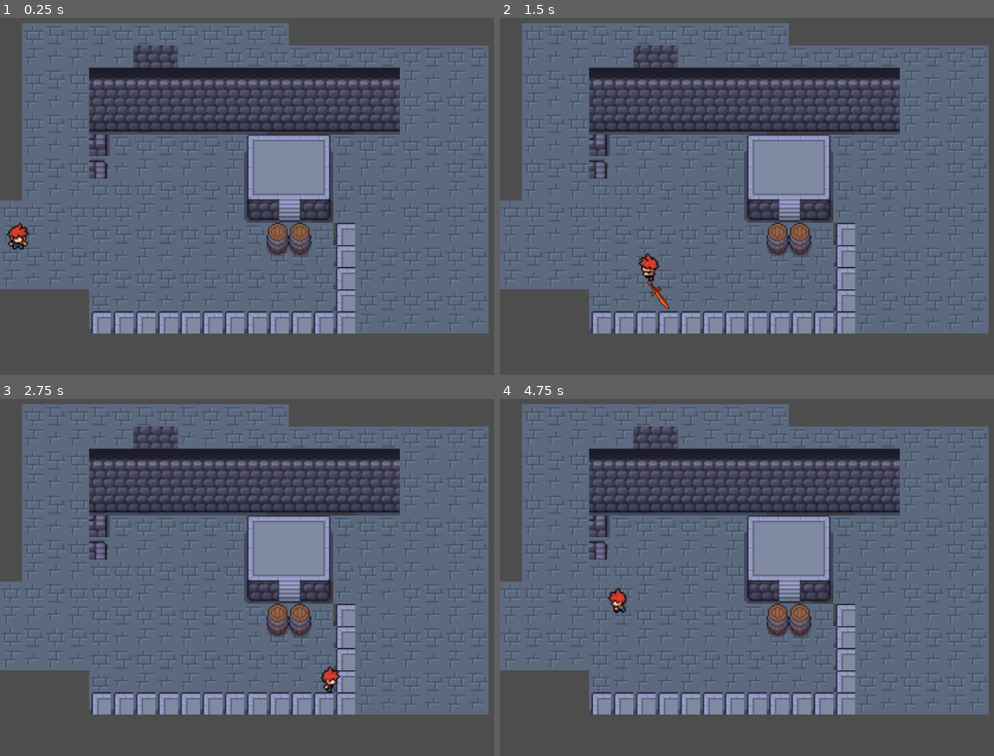
Above: before the commit, frames 1-4 (two rows, left to right).
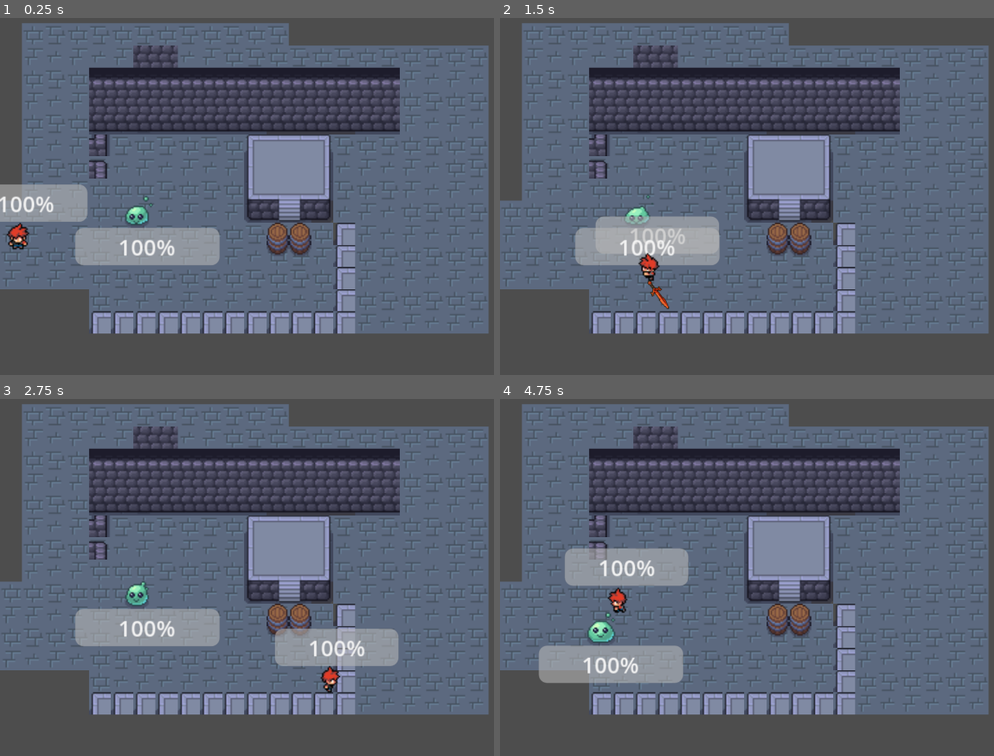
Above: after the commit, the same moments.

Repository: admiralbolt/number-go-up
Game: Godot game, scene res://test/Playground.tscn
The game is run twice, just before and just after one commit, with the same random seed, the same clock (stepped at 60 frames per second) and the same inputs. This scene is started directly instead of the project's main scene.
Inputs:
- Up to frame 1 (0.25 s): no input
- Up to frame 2 (1.5 s): hold D (right) 0.53-1.28 s; tap J (attack) at 0.6, 1.35 s; hold S (down) from 1.28 s (still down)
- Up to frame 3 (2.75 s): release S (down) at 2.03 s; hold D (right) from 2.03 s (still down); tap Space (roll) at 2.1 s; tap J (attack) at 2.3 s
- Up to frame 4 (4.75 s): release D (right) at 2.78 s; hold W (up) 2.78-3.53 s; tap J (attack) at 2.85, 3.6, 4.55 s; hold A (left) from 3.53 s (still down); tap Space (roll) at 4.35 s

The runs differ from the first frame. In frame 1, 5.1% of the frame differs, in the area x 0-45%, y 46-70%; in frame 2, 3.9%; in frame 3, 5.8%; in frame 4, 5.9%, in the area x 7-39%, y 41-80%.

Commit message:
Holy bug. Turns out my giant resource chain setup doesn't actually work at all. Looks like this is a godot bug which is super annoying. Guessing I'm going to need to refactor these things to export simpler data structures, and have less levels of abstraction.

Diff:
--- a/core/entity.gd
+++ b/core/entity.gd
@@ -7,13 +7,63 @@
 var modifier_manager: ModifierManager = ModifierManager.new()
 var effect_manager: EffectManager = EffectManager.new()
 
+# Current values for bar resources + signals for them.
+signal current_health_changed(new_current_health: float)
+signal current_mana_changed(new_mana: float)
+signal current_stamina_changed(new_stamina: float)
+
+var current_health: float = 100.0: set = _set_current_health
+var current_mana: float = 100.0
+var current_stamina: float = 100.0
+
 func _init() -> void:
+  print("ENTITY INIT")
   self.attributes.initialize(self)
   self.derived_statistics.initialize(self)
   self.skills.initialize(self)
   self.effect_manager.initialize(self)
 
   self.modifier_manager.recomputes.connect(self._recompute_properties)
+
+  # We need to hook into changes to the max hp/mp/sp.
+  self.derived_statistics.max_health.connect("changed", self._on_max_health_changed)
+  self.derived_statistics.max_mana.connect("changed", self._on_max_mana_changed)
+  self.derived_statistics.max_stamina.connect("changed", self._on_max_stamina_changed)
+
+  # Finally set the values based on the maxes.
+  self.current_health = self.derived_statistics.max_health.total_value
+
+func take_damage(hit_box: HitBox) -> void:
+  # Eventually we'll do some math here based on stats n' stuff.
+  var damage: float = 10
+  if hit_box.owner is Entity:
+    damage += hit_box.owner.attributes.strength.total_value * 0.6
+  print("Entity: %s, is taking: %f damage" % [self.name, damage])
+  self.current_health -= damage
+  print("Entity has %f current_health and %f max_health" % [self.current_health, self.derived_statistics.max_health.total_value])
+
+func _set_current_health(p_health: float) -> void:
+  if p_health == current_health:
+    return
+
+  current_health = p_health
+  current_health_changed.emit(p_health)
+
+# The logic for these three functions is the same.
+func _on_max_health_changed() -> void:
+  if self.current_health >= self.derived_statistics.max_health.total_value:
+    self.current_health = self.derived_statistics.max_health.total_value
+    return
+
+func _on_max_mana_changed() -> void:
+  if self.current_mana >= self.derived_statistics.max_mana.total_value:
+    self.current_mana = self.derived_statistics.max_mana.total_value
+    return
+
+func _on_max_stamina_changed() -> void:
+  if self.current_stamina >= self.derived_statistics.max_stamina.total_value:
+    self.current_stamina = self.derived_statistics.max_stamina.total_value
+    return
 
 func _process(delta: float) -> void:
   self.effect_manager.process(delta)
@@ -41,7 +91,6 @@
           if skill != null:
             skill.compute_total()
 
-
 func debug_print() -> void:
   self.attributes.debug_print()
   self.derived_statistics.debug_print()
--- a/core/equipment.gd
+++ b/core/equipment.gd
@@ -16,14 +16,14 @@
 @export var name: String = ""
 @export var description: String = ""
 @export var slot: EquipmentSlot = EquipmentSlot.Head
-@export var modifier: Modifiers.Modifier = null
+# @export var modifier: Modifiers.Modifier = null
 @export var attribute_requirements: Dictionary[String, float] = {}
 
 
-func can_equip(attributes: Attributes) -> bool:
-  for attribute_name in attribute_requirements.keys():
-    if not attributes.attributes.has(attribute_name):
-      return false
-    if attributes.attributes[attribute_name].get_total_value(Modifiers.new()) < attribute_requirements[attribute_name]:
-      return false
-  return true
+# func can_equip(attributes: Attributes) -> bool:
+#   for attribute_name in attribute_requirements.keys():
+#     if not attributes.attributes.has(attribute_name):
+#       return false
+#     if attributes.attributes[attribute_name].get_total_value(Modifiers.new()) < attribute_requirements[attribute_name]:
+#       return false
+#   return true
--- a/core/stats/derived_statistic.gd
+++ b/core/stats/derived_statistic.gd
@@ -1,8 +1,9 @@
 class_name DerivedStatistic extends Resource
 
-@export var name: String = ""
 @export var base_value: float = 0.0
-@export var weights: Dictionary[String, float] = {}
+
+var name: String = ""
+var weights: Dictionary[String, float] = {}
 var attr_references: Dictionary[String, Attribute] = {}
 var entity: Entity
 var total_value: float = base_value
@@ -25,11 +26,21 @@
     var attribute = self.attr_references[attr_name]
     var weight = self.weights[attr_name]
     val += attribute.total_value * weight
+
+  var new_total: float = self.entity.modifier_manager.compute_total(self.name, val)
+  if new_total == self.total_value:
+    return
+
   self.total_value = val
+  self.emit_changed()
 
-static func make(p_name: String, p_base_value: float, p_weights: Dictionary[String, float]) -> DerivedStatistic:
+func _to_string() -> String:
+  return "%s: %.2f (base: %.2f)" % [self.name, self.total_value, self.base_value]
+
+static func make(p_name: String, p_base_value: float, p_weights: Dictionary[String, float], p_entity: Entity) -> DerivedStatistic:
   var ds = DerivedStatistic.new()
   ds.name = p_name
   ds.base_value = p_base_value
   ds.weights = p_weights
+  ds.initialize(p_entity)
   return ds
--- a/core/stats/derived_statistics.gd
+++ b/core/stats/derived_statistics.gd
@@ -1,26 +1,55 @@
 class_name DerivedStatistics extends Resource
 
-@export var fortitude_save: DerivedStatistic = DerivedStatistic.make("Fortitude Save", 0.0, {
-  "strength": 0.02,
-  "constitution": 0.08,
-})
+const FORTITUDE_SAVE: String = "fortitude_save"
+const MOVEMENT_SPEED: String = "movement_speed"
+const MAX_HEALTH: String = "max_health"
+const MAX_MANA: String = "max_mana"
+const MAX_STAMINA: String = "max_stamina"
 
-@export var movement_speed: DerivedStatistic = DerivedStatistic.make("Movement Speed", 80.0, {
-  "agility": 0.1,
-  "dexterity": 0.02
-})
+@export var base_fortitude_save: float = 0.0
+@export var base_movement_speed: float = 80.0
+@export var base_max_health: float = 200.0
+@export var base_max_mana: float = 100.0
+@export var base_max_stamina: float = 100.0
 
-var ALL_DERIVED_STATISTICS: Array[DerivedStatistic] = [
-  fortitude_save,
-  movement_speed,
-]
+var fortitude_save: DerivedStatistic
+var movement_speed: DerivedStatistic
+var max_health: DerivedStatistic
+var max_mana: DerivedStatistic
+var max_stamina: DerivedStatistic
+
 
 func initialize(p_entity: Entity) -> void:
-  for stat in ALL_DERIVED_STATISTICS:
-    stat.initialize(p_entity)
+  self.fortitude_save = DerivedStatistic.make("Fortitude Save", base_fortitude_save, {
+    "strength": 0.02,
+    "constitution": 0.08,
+  }, p_entity)
+
+  self.movement_speed = DerivedStatistic.make("Movement Speed", base_movement_speed, {
+    "agility": 0.1,
+    "dexterity": 0.02
+  }, p_entity)
+
+  self.max_health = DerivedStatistic.make("Max Health", base_max_health, {
+    "constitution": 0.1,
+    "strength": 0.03,
+  }, p_entity)
+
+  self.max_mana = DerivedStatistic.make("Max Mana", base_max_mana, {
+    "intelligence": 0.1,
+    "spirit": 0.04,
+    "wisdom": 0.02,
+    "charisma": 0.01
+  }, p_entity)
+
+  self.max_stamina = DerivedStatistic.make("Max Stamina", base_max_stamina, {
+    "constitution": 0.05,
+    "strength": 0.04,
+    "agility": 0.03,
+    "spirit": 0.02,
+  }, p_entity)
 
 
 func debug_print() -> void:
   print("Derived Statistics:")
-  for stat in ALL_DERIVED_STATISTICS:
-    print("  %s: %.2f (base: %.2f)" % [stat.name, stat.total_value, stat.base_value])
+  print(self.max_health)
--- a/enemies/enemy.gd
+++ b/enemies/enemy.gd
@@ -1,7 +1,4 @@
-class_name Enemy extends CharacterBody2D
-
-@export var stats: CharacterStatistics
-
+class_name Enemy extends Entity
 
 var state_machine: StateMachine
 var animation_player: AnimationPlayer
--- a/enemies/slime/slime.gd
+++ b/enemies/slime/slime.gd
@@ -2,14 +2,18 @@
 
 @onready var slime_state_machine: StateMachine = $SlimeStateMachine
 @onready var slime_animator: SlimeAnimator = $SlimeAnimator
+
+func _init() -> void:
+  print("SLIME INIT")
+  super._init()
 
 func _ready() -> void:
   self.state_machine = slime_state_machine
   self.state_machine.enemy = self
   self.animation_player = slime_animator.animator
 
-  var modifiers = Modifiers.new()
-  self.stats.recompute_total_values(modifiers)
-  self.stats.current_hp = self.stats.total_max_health
+  self.state_machine.initialize()
 
-  self.state_machine.initialize()
+  print("derived")
+  print("-------")
+  print(self.derived_statistics)
--- a/enemies/slime/slime.tscn
+++ b/enemies/slime/slime.tscn
@@ -3,7 +3,6 @@
 [ext_resource type="Texture2D" uid="uid://bxw51kblwy745" path="res://assets/monsters/slime1/Slime1_Idle_with_shadow.png" id="1_6ftag"]
 [ext_resource type="Script" uid="uid://bekobmrxdyebl" path="res://enemies/slime/slime.gd" id="1_n1ijq"]
 [ext_resource type="Script" uid="uid://br7wdb154lhbc" path="res://enemies/slime/slime_state_machine.gd" id="2_qtm3c"]
-[ext_resource type="Script" uid="uid://drc3f1k158n5h" path="res://core/character_statistics.gd" id="2_u2l51"]
 [ext_resource type="Script" uid="uid://gai3csfp6tpk" path="res://enemies/slime/slime_animator.gd" id="3_5ctnu"]
 [ext_resource type="Script" uid="uid://dnfb742epc744" path="res://enemies/slime/slime_idle_state.gd" id="4_57eei"]
 [ext_resource type="PackedScene" uid="uid://c66loi4ua6wj7" path="res://ui/basic_health_bar.tscn" id="5_u2l51"]
@@ -15,14 +14,6 @@
 [ext_resource type="Texture2D" uid="uid://dt52r88yqv0o3" path="res://assets/monsters/slime1/slime1_attack_full.png" id="8_cba7r"]
 [ext_resource type="Script" uid="uid://ch4nlw2j7f1mb" path="res://enemies/slime/slime_run_state.gd" id="8_knvw0"]
 [ext_resource type="Script" uid="uid://cuxlvq2iigixc" path="res://enemies/slime/slime_attack_state.gd" id="9_yuirh"]
-
-[sub_resource type="Resource" id="Resource_2ui2u"]
-resource_local_to_scene = true
-script = ExtResource("2_u2l51")
-current_hp = 400.0
-base_constitution = 100.0
-base_max_health = 200.0
-metadata/_custom_type_script = "uid://drc3f1k158n5h"
 
 [sub_resource type="AnimationLibrary" id="AnimationLibrary_v3fw7"]
 
@@ -879,7 +870,6 @@
 collision_layer = 16
 collision_mask = 16
 script = ExtResource("1_n1ijq")
-stats = SubResource("Resource_2ui2u")
 
 [node name="SlimeAnimator" type="Node2D" parent="." unique_id=80096710]
 script = ExtResource("3_5ctnu")
--- /dev/null
+++ b/enemies/slime/slime1_statistics.tres
@@ -0,0 +1,9 @@
+[gd_resource type="Resource" script_class="DerivedStatistics" format=3 uid="uid://dvj7w60vai48e"]
+
+[ext_resource type="Script" uid="uid://bmfbvt3fb0ywl" path="res://core/stats/derived_statistics.gd" id="1_56if6"]
+
+[resource]
+resource_local_to_scene = true
+script = ExtResource("1_56if6")
+base_max_health = 233.0
+metadata/_custom_type_script = "uid://bmfbvt3fb0ywl"
--- a/enemies/slime/slime_idle_state.gd
+++ b/enemies/slime/slime_idle_state.gd
@@ -22,7 +22,7 @@
     return State.NULL_STATE
 
   # If the player is close-ish, start running.
-  if self.enemy.global_position.distance_to(PlayerManager.player.global_position) < 250:
-    return SlimeRunState.NAME
+  # if self.enemy.global_position.distance_to(PlayerManager.player.global_position) < 250:
+  #   return SlimeRunState.NAME
 
   return SlimeWalkState.NAME
--- a/enemies/slime/slime_run_state.gd
+++ b/enemies/slime/slime_run_state.gd
@@ -11,7 +11,7 @@
   self.timer = randf_range(6.0, 10.0)
   # Run directly towards the player!
   self.enemy.facing = (PlayerManager.player.global_position - self.enemy.global_position).normalized()
-  self.enemy.velocity = self.enemy.facing * self.enemy.stats.total_move_speed * randf_range(0.5, 0.8)
+  self.enemy.velocity = self.enemy.facing * self.enemy.derived_statistics.movement_speed.total_value * randf_range(0.5, 0.8)
 
   self.enemy.animation_player.play("EnemyAnimations/run_%s" % self.enemy.facing_name)
 
@@ -31,6 +31,6 @@
   # Otherwise, keep running, but tune our direction slightly towards the player.
   var desired_facing: Vector2 = (PlayerManager.player.global_position - self.enemy.global_position).normalized()
   self.enemy.facing = self.enemy.facing.slerp(desired_facing, 0.05)
-  self.enemy.velocity = self.enemy.facing * self.enemy.stats.total_move_speed * randf_range(0.5, 0.8)
+  self.enemy.velocity = self.enemy.facing * self.enemy.derived_statistics.movement_speed.total_value * randf_range(0.5, 0.8)
 
   return State.NULL_STATE
--- a/enemies/slime/slime_walk_state.gd
+++ b/enemies/slime/slime_walk_state.gd
@@ -11,7 +11,7 @@
 func on_enter() -> void:
   # Pick a random direction to walk in!
   self.enemy.facing = Vector2(randf_range(-1, 1), randf_range(-1, 1)).normalized()
-  self.enemy.velocity = self.enemy.facing * self.enemy.stats.total_move_speed * randf_range(0.2, 0.4)
+  self.enemy.velocity = self.enemy.facing * self.enemy.derived_statistics.movement_speed.total_value * randf_range(0.2, 0.4)
 
   self.enemy.slime_animator.sprite.hframes = 8
   self.enemy.animation_player.play("EnemyAnimations/walk_%s" % self.enemy.facing_name)
--- a/main_character/player.gd
+++ b/main_character/player.gd
@@ -32,7 +32,6 @@
     self.main_player_state_machine.change_state(PlayerRollState.NAME)
   elif Input.is_action_just_pressed("attack"):
     self.main_player_state_machine.change_state(PlayerAttackState.NAME)
-    self.debug_print()
   elif held_direction != Vector2.ZERO:
     self.main_player_state_machine.change_state(PlayerWalkState.NAME)
 
--- a/test/Playground.tscn
+++ b/test/Playground.tscn
@@ -2,6 +2,7 @@
 
 [ext_resource type="PackedScene" uid="uid://cr6r7y26stubu" path="res://assets/background/dungeon_tileset1/DungeonTileSet1.tscn" id="1_gncqu"]
 [ext_resource type="PackedScene" uid="uid://c7tf3s7otpuxe" path="res://main_character/player.tscn" id="2_mne48"]
+[ext_resource type="PackedScene" uid="uid://bij1j62lef3e" path="res://enemies/slime/slime.tscn" id="3_rma7k"]
 
 [node name="Playground" type="Node2D" unique_id=1977047386]
 y_sort_enabled = true
@@ -15,3 +16,6 @@
 [node name="Player" parent="." unique_id=762666805 instance=ExtResource("2_mne48")]
 position = Vector2(13, 169)
 collision_mask = 16
+
+[node name="Slime" parent="." unique_id=1507265592 instance=ExtResource("3_rma7k")]
+position = Vector2(98.18708, 153.70792)
--- a/ui/basic_health_bar.gd
+++ b/ui/basic_health_bar.gd
@@ -1,15 +1,18 @@
 extends ProgressBar
 
 func _ready() -> void:
-  # Load character stats from our parent. Abort and hide if we can't.
-  if not owner.get("stats"):
+  if owner is not Entity:
     visible = false
     return
 
-  owner.stats.health_changed.connect(_on_health_changed)
-  _on_health_changed(owner.stats.current_hp, owner.stats.total_max_health)
+  owner.derived_statistics.max_health.changed.connect(_on_max_health_changed)
+  _on_max_health_changed(owner.derived_statistics.max_health.total_value)
 
+  owner.current_health_changed.connect(_on_current_health_changed)
+  _on_current_health_changed(owner.current_health)
 
-func _on_health_changed(p_health: float, p_max_health: float) -> void:
+func _on_current_health_changed(p_current_health: float) -> void:
+  value = p_current_health
+
+func _on_max_health_changed(p_max_health: float) -> void:
   max_value = p_max_health
-  value = p_health
--- a/util/hit_box.gd
+++ b/util/hit_box.gd
@@ -20,8 +20,7 @@
       return
     self.hit_log.log_hit(hurt_box_owner)
 
-  area.receive_hit(self.owner.stats.base_strength * 2.5)
-
+  area.receive_hit(self)
 
 func enable() -> void:
   self.monitoring = true
--- a/util/hurt_box.gd
+++ b/util/hurt_box.gd
@@ -1,4 +1,6 @@
 class_name HurtBox extends Area2D
+
+@onready var entity: Entity = self.owner
 
 func _ready() -> void:
   monitoring = false
@@ -7,6 +9,5 @@
   set_collision_mask_value(1, false)
   set_collision_layer_value(GodotUtil.ENEMY_LAYER, true)
 
-func receive_hit(damage: float) -> void:
-  # owner_stats.current_hp -= damage
-  pass
+func receive_hit(hit_box: HitBox) -> void:
+  entity.take_damage(hit_box)
Renamed: core/effects/specific_effects/buff_effect.gd -> core/effects/generic/buff_effect.gd
Renamed: core/effects/specific_effects/buff_effect.gd.uid -> core/effects/generic/buff_effect.gd.uid
Renamed: core/effects/specific_effects/instant_damage_effect.gd -> core/effects/generic/instant_damage_effect.gd
Renamed: core/effects/specific_effects/instant_damage_effect.gd.uid -> core/effects/generic/instant_damage_effect.gd.uid
Renamed: core/effects/specific_effects/instant_heal_effect.gd -> core/effects/generic/instant_heal_effect.gd
Renamed: core/effects/specific_effects/instant_heal_effect.gd.uid -> core/effects/generic/instant_heal_effect.gd.uid
